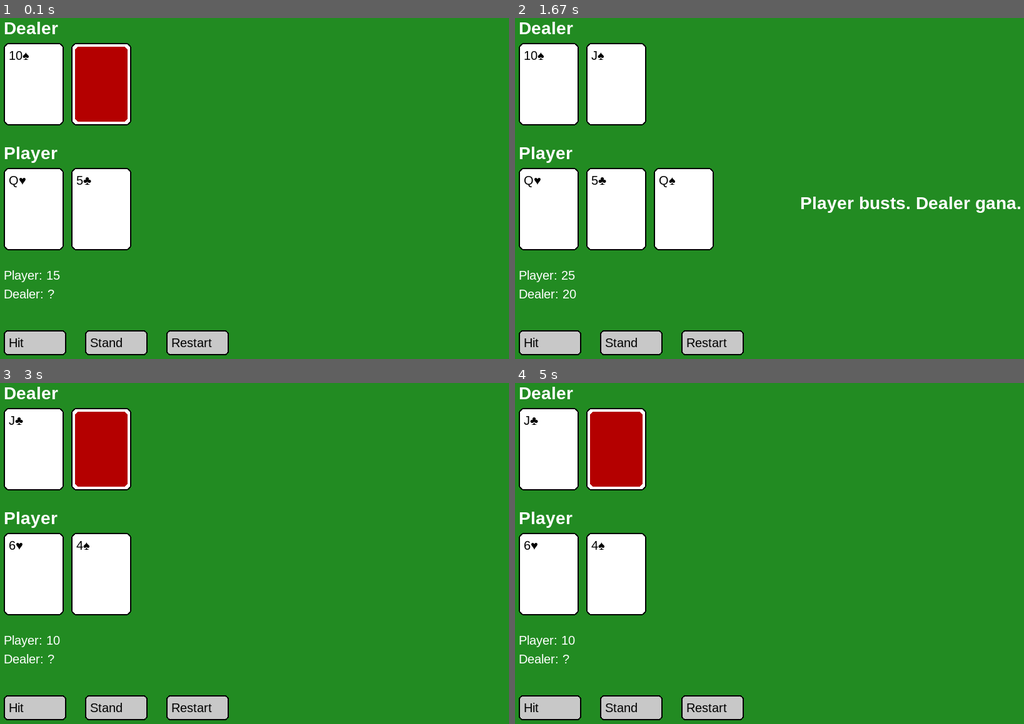
Above: before the commit, frames 1-4 (two rows, left to right).
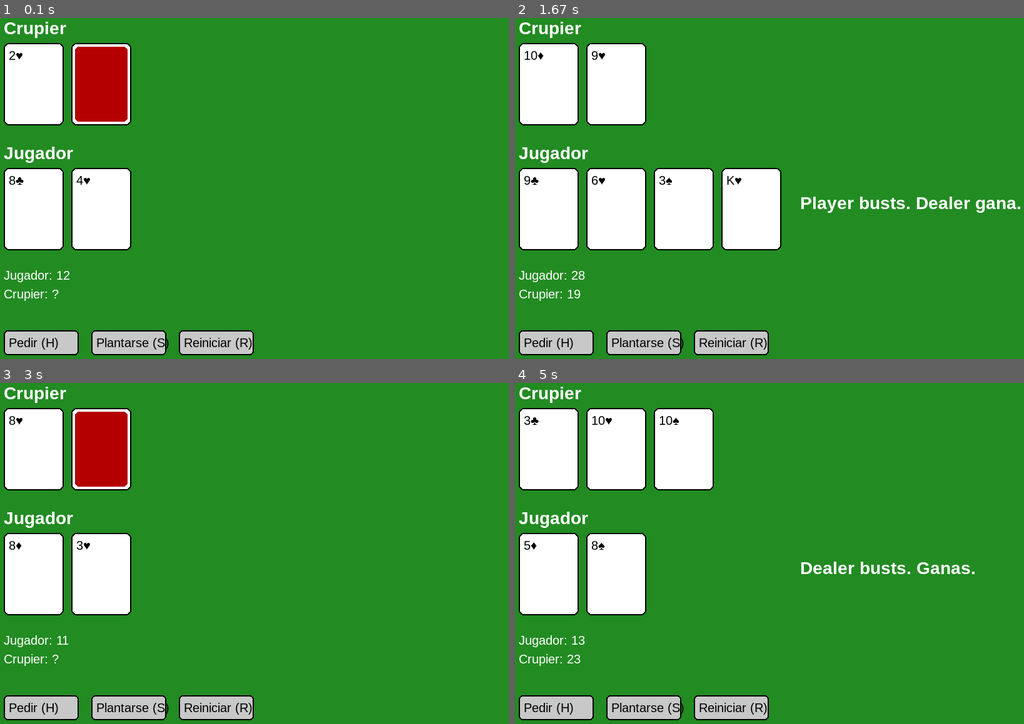
Above: after the commit, the same moments.

Repository: vickie333/blackjack-game
Game: pygame game, started from run_pygame.py
The game is run twice, just before and just after one commit, with the same random seed, the same clock (stepped at 60 frames per second) and the same inputs.
Inputs (mouse positions are in pixels of both pictures, inside the frame that each line leads up to):
- Up to frame 1 (0.1 s): no input
- Up to frame 2 (1.67 s): tap S at 0.33 s; hold R 0.67-1.13 s; click (555, 341) at 1.22 s, where only the run after the commit has a clickable "Pedir (H)"; hold H from 1.5 s (still down)
- Up to frame 3 (3 s): release H at 1.97 s; tap R at 2 s; click (218, 706) at 2.88 s, where only the run after the commit has a clickable "Reiniciar (R)"
- Up to frame 4 (5 s): hold S 3.17-3.63 s; tap R at 3.67 s; tap S at 4.5, 4.9 s; hold R from 4.83 s (still down)

The runs differ from the first frame. In frame 1, 2.5% of the frame differs, in the area x 0-50%, y 1-99%; in frame 2, 5.4%; in frame 3, 2.5%; in frame 4, 8.1%, in the area x 0-91%, y 1-99%.

Commit message:
Feat: Improve UI and game rules

Diff:
--- a/src/deck.py
+++ b/src/deck.py
@@ -24,18 +24,33 @@
 
 class Deck:
     def __init__(self, shuffle: bool = True, num_decks: int = 1):
+        self.num_decks = num_decks
+        self._shuffle_on_init = shuffle
         self.cards: List[Card] = []
-        for _ in range(num_decks):
+        self._build_full_deck()
+        if shuffle:
+            self.shuffle()
+
+    def _build_full_deck(self):
+        self.cards = []
+        for _ in range(self.num_decks):
             for s in SUITS:
                 for r in RANKS:
                     self.cards.append(Card(r, s))
+
+    def reset(self, shuffle: bool = True):
+        """Recrea el shoe respetando num_decks y baraja si corresponde."""
+        self._build_full_deck()
         if shuffle:
             self.shuffle()
 
     def shuffle(self):
         random.shuffle(self.cards)
 
+    def remaining(self) -> int:
+        return len(self.cards)
+
     def deal(self) -> Card:
         if not self.cards:
-            self.__init__(shuffle=True)
+            raise RuntimeError("No hay cartas suficientes en el mazo. Llama a reset() o rebaraja antes de repartir.")
         return self.cards.pop()
--- a/src/game_logic.py
+++ b/src/game_logic.py
@@ -8,12 +8,19 @@
         self.dealer = Hand()
         self.state = "start"
         self.result = ""
+        # configuración simple: rebarajar cuando queden menos del 25% del shoe
+        self.penetration_threshold = 0.25
+        self.initial_deck_size = self.deck.remaining()
+
+    def reshuffle_if_needed(self):
+        # Si las cartas restantes son menos que el umbral, rebarajamos el shoe completo
+        if self.deck.remaining() <= int(self.initial_deck_size * self.penetration_threshold):
+            self.deck.reset(shuffle=True)
 
     def deal_initial(self):
         self.player.clear()
         self.dealer.clear()
-        if len(self.deck.cards) < 10:
-            self.deck = Deck()
+        self.reshuffle_if_needed()
 
         self.player.add(self.deck.deal())
         self.dealer.add(self.deck.deal())
@@ -35,6 +42,7 @@
     def player_hit(self):
         if self.state != "player_turn":
             return
+        self.reshuffle_if_needed()
         self.player.add(self.deck.deal())
         if self.player.is_bust():
             self.state = "result"
@@ -47,8 +55,17 @@
         self.dealer_play()
 
     def dealer_play(self):
-        while self.dealer.total() < 17:
-            self.dealer.add(self.deck.deal())
+        # Dealer se planta en cualquier 17 (no hit on soft 17)
+        while True:
+            dealer_total = self.dealer.total()
+            if dealer_total < 17:
+                self.reshuffle_if_needed()
+                self.dealer.add(self.deck.deal())
+                continue
+            if dealer_total == 17 and self.dealer.is_soft():
+                # Plantarse en soft 17 (cambiar a 'hit' si prefieres H17)
+                break
+            break
         self.evaluate()
 
     def evaluate(self):
--- a/src/hand.py
+++ b/src/hand.py
@@ -18,6 +18,12 @@
             total += 10
         return total
 
+    def is_soft(self) -> bool:
+        # Es mano "soft" si hay un As que actualmente cuenta como 11 sin pasarse
+        base_total = sum(c.value() for c in self.cards)
+        has_ace = any(c.rank == "A" for c in self.cards)
+        return has_ace and base_total + 10 <= 21
+
     def is_blackjack(self) -> bool:
         return len(self.cards) == 2 and self.total() == 21
 
--- a/src/pygame_ui.py
+++ b/src/pygame_ui.py
@@ -54,26 +54,26 @@
 
     def draw(self):
         self.screen.fill((34,139,34))
-        self.screen.blit(self.bigfont.render("Dealer", True, (255,255,255)), (50, 20))
+        self.screen.blit(self.bigfont.render("Crupier", True, (255,255,255)), (50, 20))
         for i, c in enumerate(self.game.dealer.cards):
             face_up = not (self.game.state == "player_turn" and i == 1)
             self.draw_card(c, 50 + i*(CARD_W+12), 60, face_up=face_up)
 
-        self.screen.blit(self.bigfont.render("Player", True, (255,255,255)), (50, 220))
+        self.screen.blit(self.bigfont.render("Jugador", True, (255,255,255)), (50, 220))
         for i, c in enumerate(self.game.player.cards):
             self.draw_card(c, 50 + i*(CARD_W+12), 260, face_up=True)
 
-        player_total = f"Player: {self.game.player.total()}"
-        dealer_total = f"Dealer: {'?' if self.game.state=='player_turn' else self.game.dealer.total()}"
+        player_total = f"Jugador: {self.game.player.total()}"
+        dealer_total = f"Crupier: {'?' if self.game.state=='player_turn' else self.game.dealer.total()}"
         self.screen.blit(self.font.render(player_total, True, (255,255,255)), (50, 420))
         self.screen.blit(self.font.render(dealer_total, True, (255,255,255)), (50, 450))
 
-        self.hit_rect = pygame.Rect(50, self.height-80, 100, 40)
-        self.stand_rect = pygame.Rect(180, self.height-80, 100, 40)
-        self.restart_rect = pygame.Rect(310, self.height-80, 100, 40)
-        self.draw_button(self.hit_rect, "Hit")
-        self.draw_button(self.stand_rect, "Stand")
-        self.draw_button(self.restart_rect, "Restart")
+        self.hit_rect = pygame.Rect(50, self.height-80, 120, 40)
+        self.stand_rect = pygame.Rect(190, self.height-80, 120, 40)
+        self.restart_rect = pygame.Rect(330, self.height-80, 120, 40)
+        self.draw_button(self.hit_rect, "Pedir (H)")
+        self.draw_button(self.stand_rect, "Plantarse (S)")
+        self.draw_button(self.restart_rect, "Reiniciar (R)")
 
         if self.game.state == "result":
             self.screen.blit(self.bigfont.render(self.game.result, True, (255,255,255)), (500, 300))
@@ -94,6 +94,13 @@
             for ev in pygame.event.get():
                 if ev.type == pygame.QUIT:
                     running = False
+                elif ev.type == pygame.KEYDOWN:
+                    if ev.key == pygame.K_h and self.game.state == "player_turn":
+                        self.game.player_hit()
+                    elif ev.key == pygame.K_s and self.game.state == "player_turn":
+                        self.game.player_stand()
+                    elif ev.key == pygame.K_r:
+                        self.game.deal_initial()
                 elif ev.type == pygame.MOUSEBUTTONDOWN and ev.button == 1:
                     mx,my = ev.pos
                     if self.hit_rect.collidepoint(mx,my) and self.game.state=="player_turn":
Not shown, changed: README.md
Not shown, changed: requirements.txt
